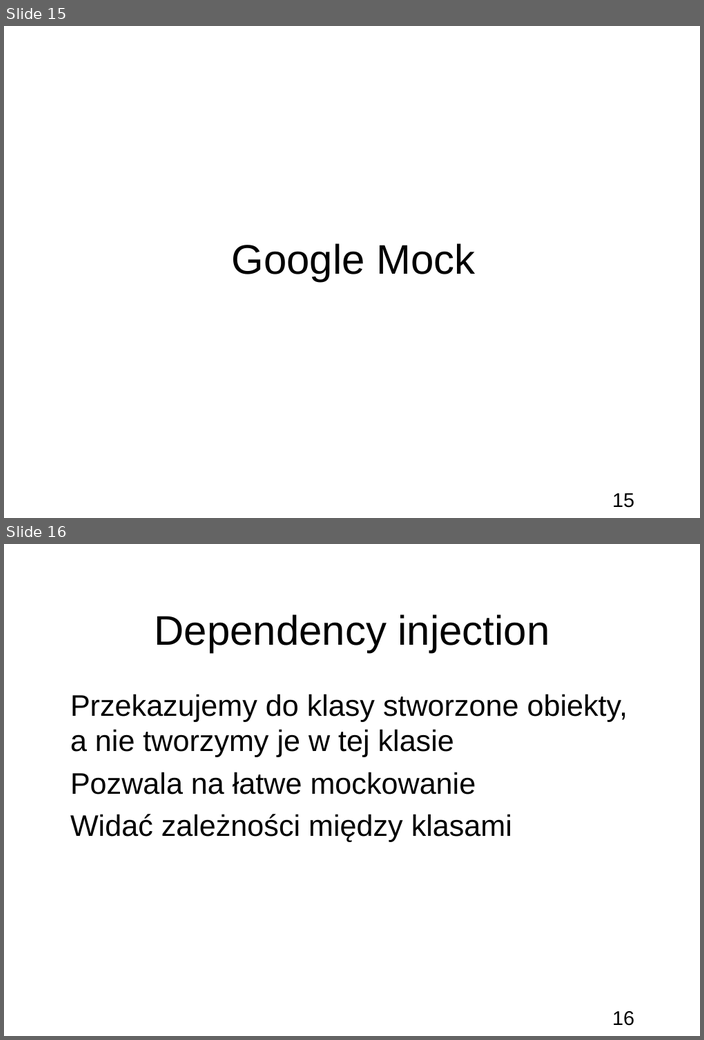
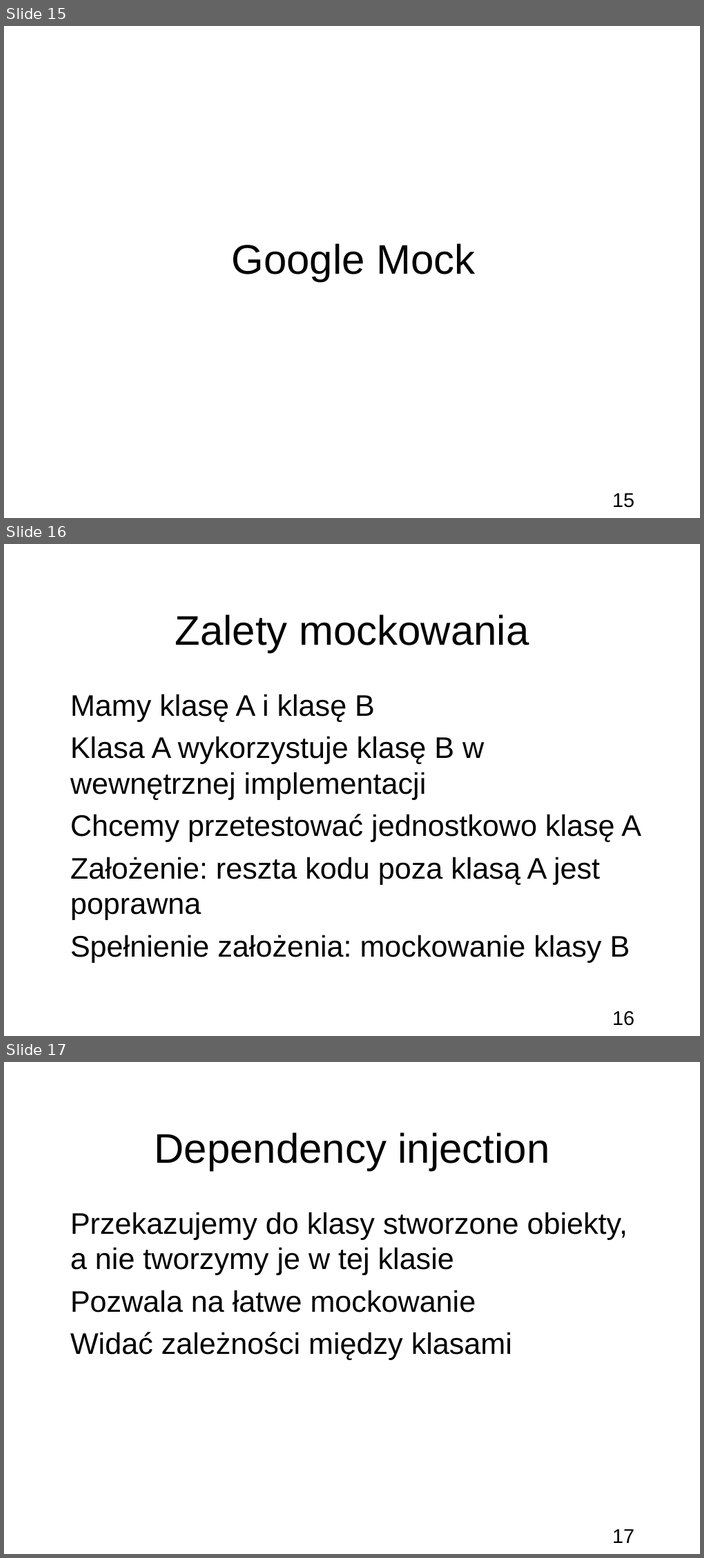
Before and after one commit to bercik/apt_seminar, a slide deck: prezentacja.odp. Shown one above the other, each under a label of ours: slides 15 and 16 before the commit, slides 15, 16 and 17 after it. The pictures are 704x1040 and 704x1558 pixels, drawn with LibreOffice and Linux fonts; fonts in the diff are those of the drawing; background and template pictures are left out. Boxes give left, top, right and bottom in pixels: in the first picture for what was removed or moved away, otherwise in the second. Text is boxed around its words. In the diff, an @@ line names an element or a change of style, - is before the commit and + after.

```diff
--- a/prezentacja.odp
+++ b/prezentacja.odp
@@ slide 16 added at (x1=4, y1=544, x2=700, y2=1036), background picture (left out); not listed: 1 template element that a slide beside it also shows @@
@@ title added at (x1=175, y1=614, x2=528, y2=653), 50 pt, text #000000 @@
+Zalety mockowania
@@ subtitle added at (x1=70, y1=694, x2=641, y2=962), 36 pt, text #000000 @@
+● Mamy klasę A i klasę B
+● Klasa A wykorzystuje klasę B w wewnętrznej implementacji
+● Chcemy przetestować jednostkowo klasę A
+● Założenie: reszta kodu poza klasą A jest poprawna
+● Spełnienie założenia: mockowanie klasy B
@@ what was slide 16 is now slide 17 @@
@@ page number at (x1=612, y1=1529, x2=634, y2=1543): text changed @@
-16
+17
```
Also in this commit, not shown: 1 slide changed, 1 other slide added, 8 other files.
